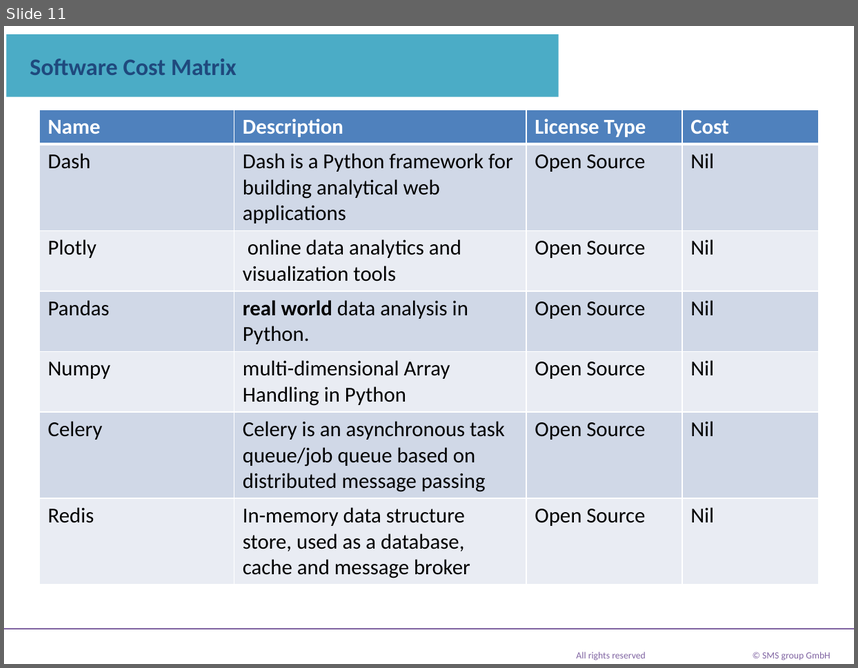
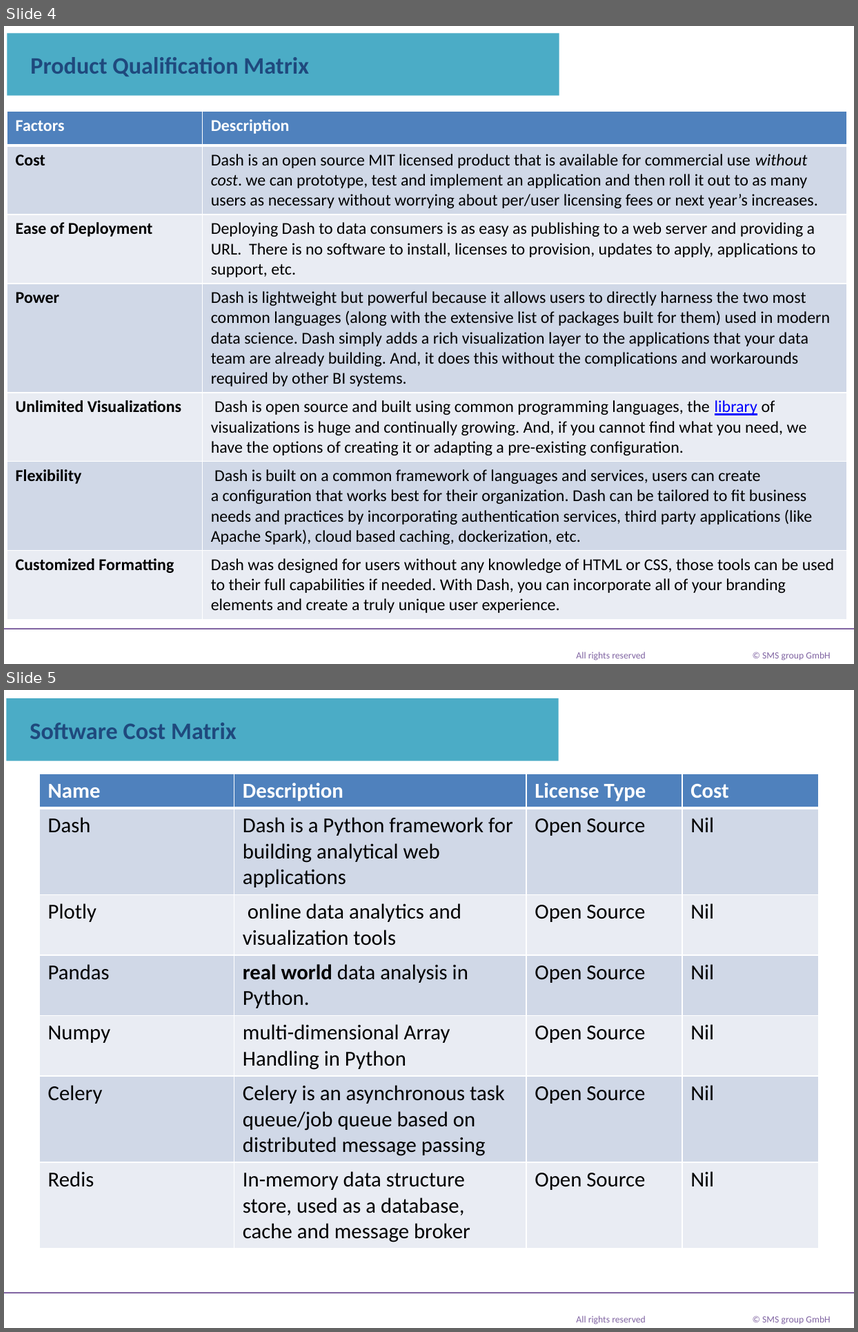
Before and after one commit to mrmanishprasadroy/Dash_Monitoring_Tool, a slide deck: PlotlyDashboard.pptx. Shown one above the other, each under a label of ours: slide 11 before the commit, slides 4 and 5 after it. The pictures are 858x668 and 858x1332 pixels, drawn with LibreOffice and Linux fonts; fonts in the diff are those of the drawing; background and template pictures are left out. Boxes give left, top, right and bottom in pixels: in the first picture for what was removed or moved away, otherwise in the second. Text is boxed around its words. In the diff, an @@ line names an element or a change of style, - is before the commit and + after.

```diff
--- a/PlotlyDashboard.pptx
+++ b/PlotlyDashboard.pptx
@@ slide 4 added at <box>4,26,854,664</box>, background #FFFFFF; not listed: 3 template elements that a slide beside it also shows @@
@@ title added at <box>7,33,560,95</box>, fill #4BACC6, 20 pt, text #1F497D, bold @@
+Product Qualification Matrix
@@ table added at <box>7,111,847,615</box>, 7 rows, 2 columns @@
+Factors | Description
+Cost | Dash is an open source MIT licensed product that is available for commercial use without cost. we can prototype, test and implement an application and then roll it out to as many users as necessary without worrying about per/user licensing fees or next year’s increases.
+Ease of Deployment | Deploying Dash to data consumers is as easy as publishing to a web server and providing a URL. There is no software to install, licenses to provision, updates to apply, applications to support, etc.
+Power | Dash is lightweight but powerful because it allows users to directly harness the two most common languages (along with the extensive list of packages built for them) used in modern data science. Dash simply adds a rich visualization layer to the applications that your data team are already building. And, it does this without the complications and workarounds required by other BI systems.
+Unlimited Visualizations | Dash is open source and built using common programming languages, the library of visualizations is huge and continually growing. And, if you cannot find what you need, we have the options of creating it or adapting a pre-existing configuration.
+Flexibility | Dash is built on a common framework of languages and services, users can create a configuration that works best for their organization. Dash can be tailored to fit business needs and practices by incorporating authentication services, third party applications (like Apache Spark), cloud based caching, dockerization, etc.
+Customized Formatting | Dash was designed for users without any knowledge of HTML or CSS, those tools can be used to their full capabilities if needed. With Dash, you can incorporate all of your branding elements and create a truly unique user experience.
@@ what was slide 11 is now slide 5 @@
```
Also in this commit, not shown: 3 slides changed, 5 other slides added, 8 slides removed, 2 other files.
